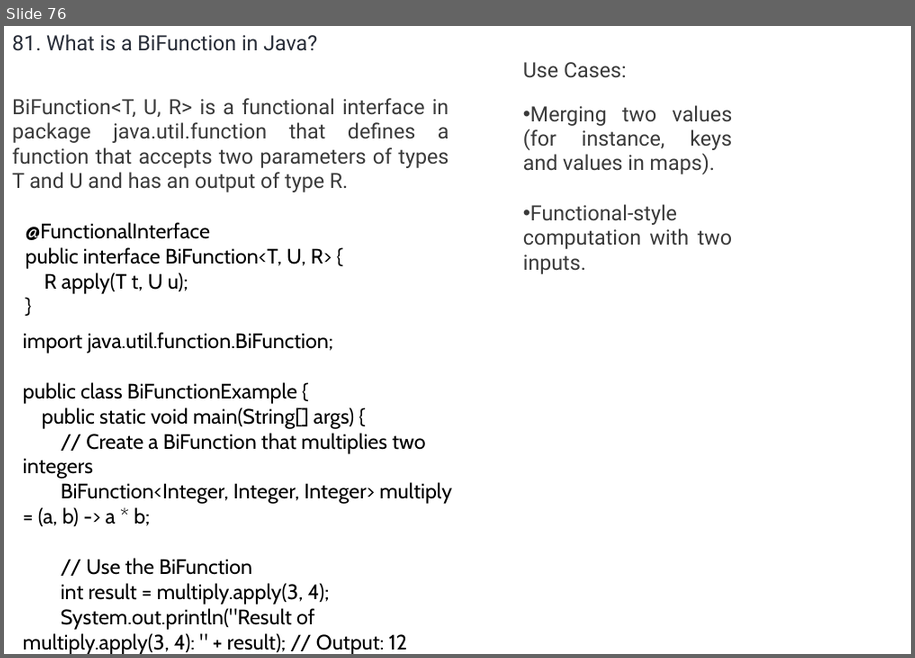
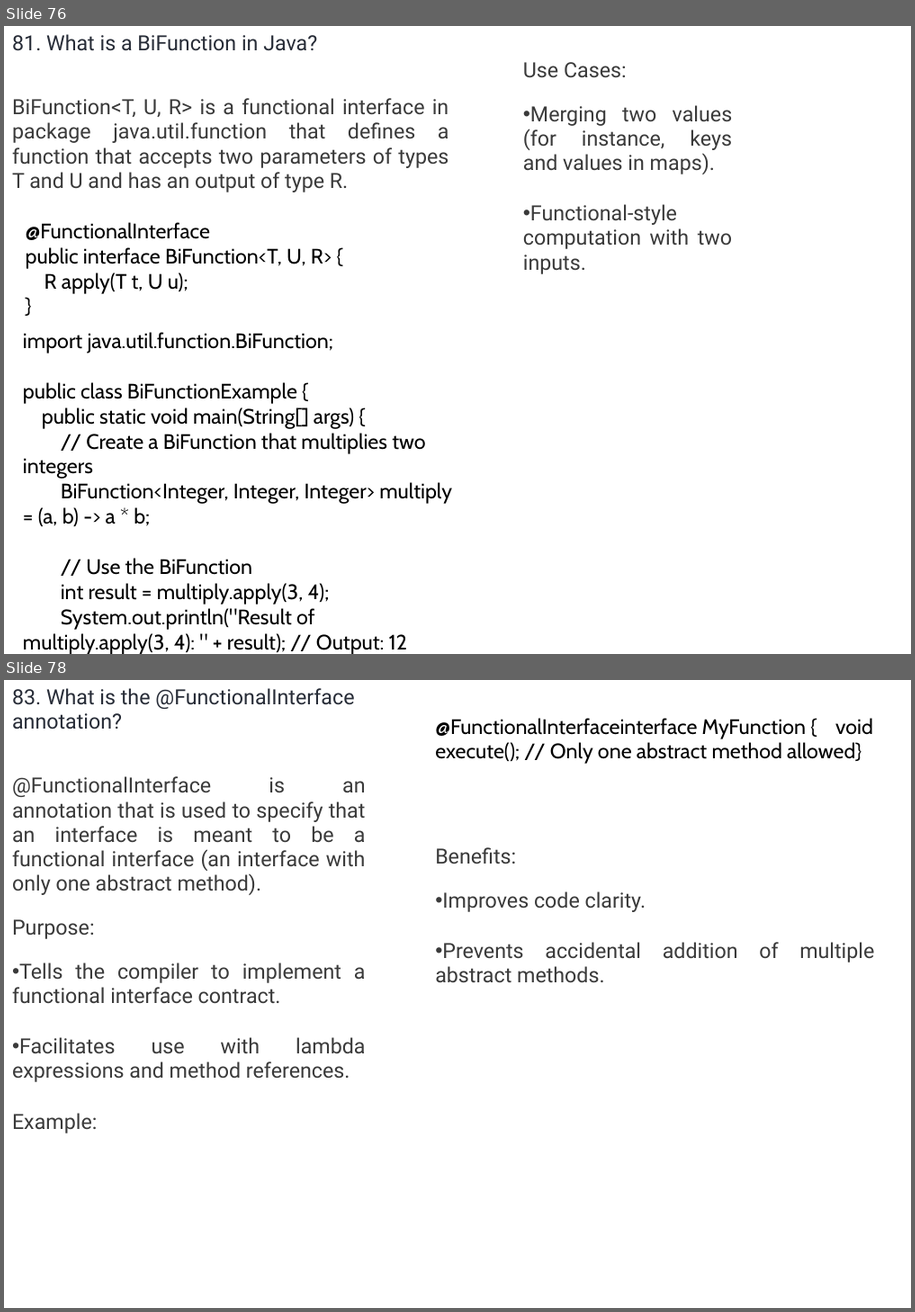
Before and after one commit to umalavanya/FullStackDevelopement_JavaSpring_SQL_ReactProjects, a slide deck: UmaTeachingMaterial/Java/Java-Interview-QA-Intellipaat.pptx. Shown one above the other, each under a label of ours: slide 76 before the commit, slides 76 and 78 after it; the slides between them are not shown. The pictures are 915x658 and 915x1312 pixels, drawn with LibreOffice and Linux fonts; fonts in the diff are those of the drawing. Boxes give left, top, right and bottom in pixels: in the first picture for what was removed or moved away, otherwise in the second. Text is boxed around its words. In the diff, an @@ line names an element or a change of style, - is before the commit and + after.

```diff
--- a/UmaTeachingMaterial/Java/Java-Interview-QA-Intellipaat.pptx
+++ b/UmaTeachingMaterial/Java/Java-Interview-QA-Intellipaat.pptx
@@ slide 78 added at [4, 680, 911, 1308], background #FFFFFF @@
@@ text added at [12, 688, 366, 1134], 18 pt, text #3A3A3A @@
+83. What is the @FunctionalInterface annotation?
+@FunctionalInterface is an annotation that is used to specify that an interface is meant to be a functional interface (an interface with only one abstract method).
+Purpose:
+• Tells the compiler to implement a functional interface contract.
+• Facilitates use with lambda expressions and method references.
+Example:
@@ text added at [435, 718, 873, 764], 18 pt, text #000000 @@
+@FunctionalInterfaceinterface MyFunction { void execute(); // Only one abstract method allowed}
@@ text added at [435, 847, 874, 963], 18 pt, text #3A3A3A @@
+Benefits:
+• Improves code clarity.
+• Prevents accidental addition of multiple abstract methods.
```
Also in this commit, not shown: 1 slide changed, 25 other slides added, 26 slides removed.
